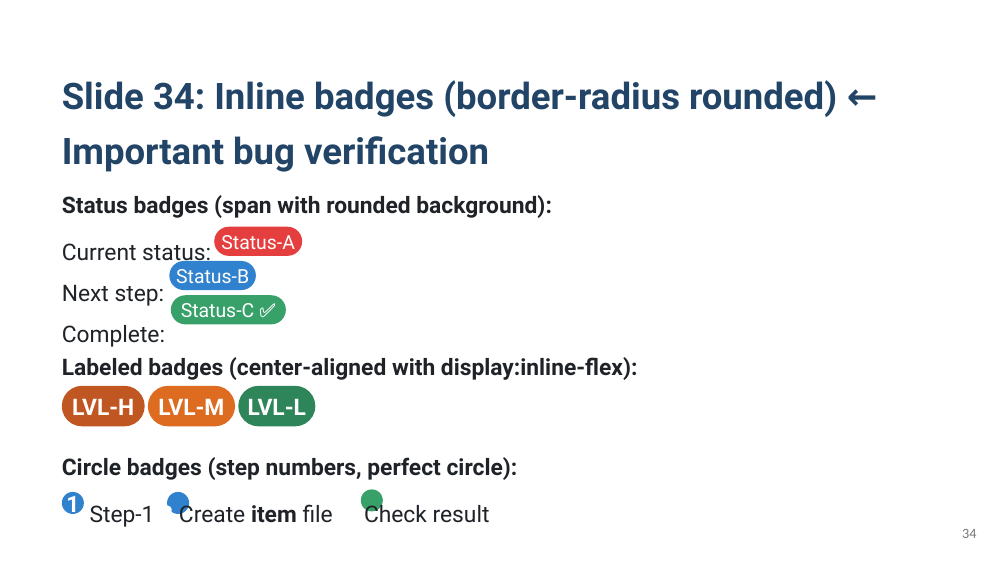
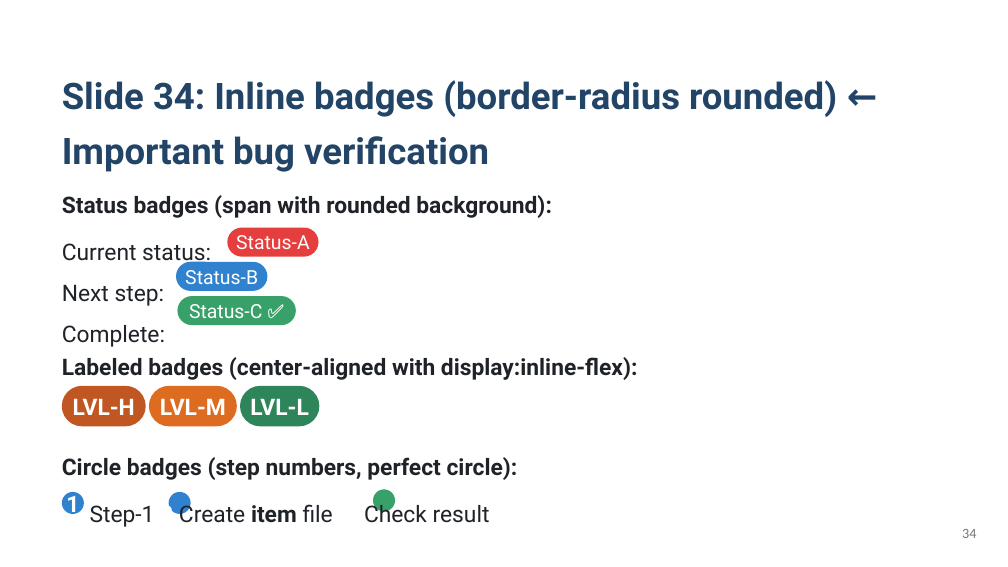
Before and after one commit to KatsuYuzu/marp-to-editable-pptx, a slide deck: slide 34 of output-pptx/test-output.pptx. Drawn at 1008x567 pixels with LibreOffice and Linux fonts; fonts in the diff are those of the drawing. Boxes give left, top, right and bottom in pixels: in the first picture for what was removed or moved away, otherwise in the second. Text is boxed around its words. In the diff, an @@ line names an element or a change of style, - is before the commit and + after.

```diff
--- a/output-pptx/test-output.pptx
+++ b/output-pptx/test-output.pptx
@@ text "Status-A": place and size @@
-text "Status-A" at box(221, 235, 295, 255)
+text "Status-A" at box(236, 235, 310, 256)
@@ rounded rectangle: place and size @@
-rounded rectangle at box(214, 227, 302, 256)
+rounded rectangle at box(228, 228, 319, 257)
@@ text "Status-B" rewrapped from box(176, 269, 249, 289) to box(185, 270, 258, 284) @@
@@ rounded rectangle: place and size @@
-rounded rectangle at box(169, 261, 256, 290)
+rounded rectangle at box(176, 262, 268, 291)
@@ text "Status-C ✅": place and size @@
-text "Status-C ✅" at box(181, 303, 254, 317)
+text "Status-C ✅" at box(189, 304, 262, 318)
@@ rounded rectangle: place and size @@
-rounded rectangle at box(171, 296, 286, 325)
+rounded rectangle at box(178, 296, 296, 326)
@@ rounded rectangle: place and size @@
-rounded rectangle at box(238, 386, 315, 426)
+rounded rectangle at box(240, 386, 320, 426)
@@ rounded rectangle: place and size @@
-rounded rectangle at box(361, 489, 383, 511)
+rounded rectangle at box(373, 489, 395, 511)
```
Also in this commit, not shown: 21 other slides changed, 1 other file.
